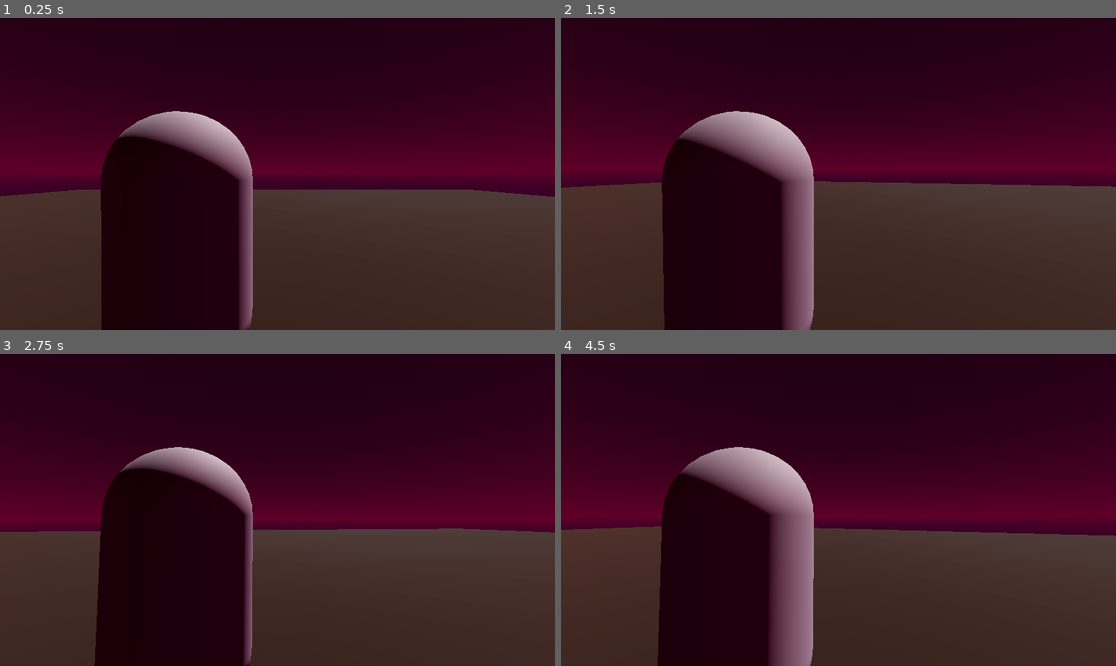
Above: before the commit, frames 1-4 (two rows, left to right).
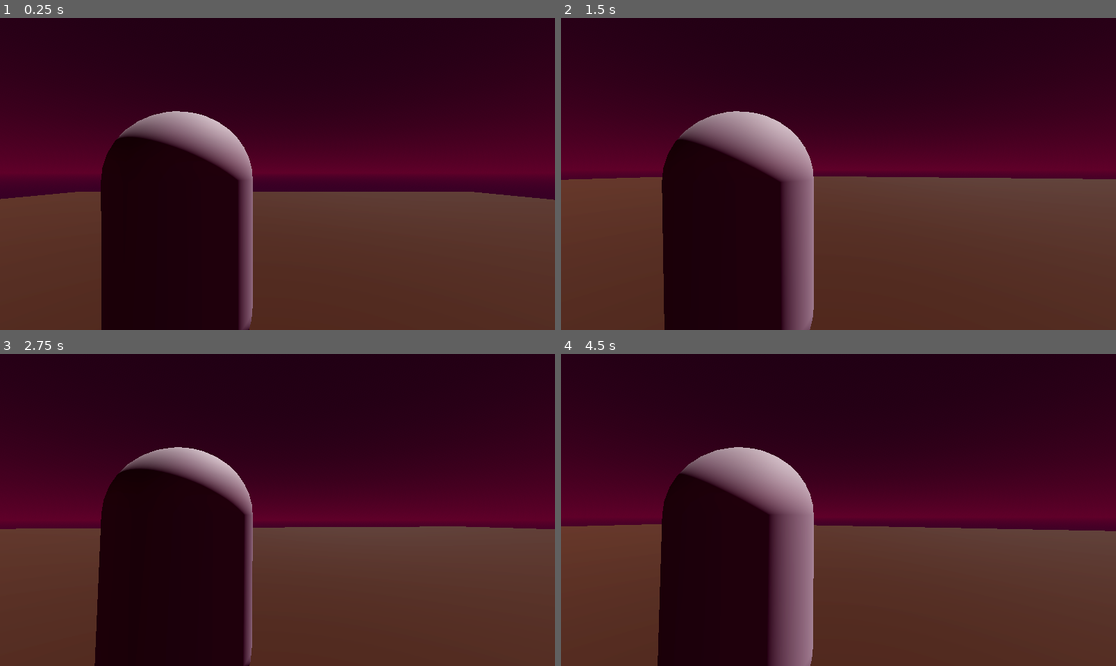
Above: after the commit, the same moments.

Repository: mahdiG/zombool
Game: Godot game, scene res://game.tscn
Same seed, same stepped clock (60 frames per second), same inputs: the game is played once before the commit and once after it.
Inputs (mouse positions are in pixels of both pictures, inside the frame that each line leads up to):
- Up to frame 1 (0.25 s): no input
- Up to frame 2 (1.5 s): move the mouse to (866, 174) at 0.52 s; hold W (move_forward) from 0.53 s (still down); tap Space (jump) at 0.77 s; move the mouse to (810, 174) at 1.27 s
- Up to frame 3 (2.75 s): keep holding W (move_forward); tap Space (jump) at 1.52 s; move the mouse to (288, 503) at 2.02 s
- Up to frame 4 (4.5 s): keep holding W (move_forward); tap Enter at 2.75 s; move the mouse to (832, 516) at 2.77 s; tap Space (jump) at 3.02, 3.5, 3.77 s; move the mouse to (877, 513) at 3.52 s; move the mouse to (794, 506) at 4.27 s

The runs differ from the first frame. In frame 1, 0.5% of the frame differs, in the area x 0-100%, y 55-59%; in frame 2, 1.5%, in the area x 0-100%, y 50-57%; in frame 3, 0.6%; in frame 4, 1.1%.

Commit message:
zombies approach player

Diff:
--- a/game.gd
+++ b/game.gd
@@ -3,6 +3,10 @@
 @export var zombie_scene: PackedScene
 @onready var spawn_timer: Timer = $SpawnTimer
 @onready var spawn_location: PathFollow3D = $SpawnPath/SpawnLocation
+@onready var player: CharacterBody3D = $Player
+
+@export var max_zombies := 10
+var zombies_spawned := 0
 
 # Called when the node enters the scene tree for the first time.
 func _ready() -> void:
@@ -14,15 +18,20 @@
 	pass
 
 func spawn_zombie() -> void:
-	var zombie = zombie_scene.instantiate()
+	var zombie := zombie_scene.instantiate()
 
 	# And give it a random offset.
 	spawn_location.progress_ratio = randf()
-	zombie.instantiate(spawn_location.position)
+	zombie.initialize(spawn_location.position, player)
 
 	add_child(zombie)
 
 
 func _on_spawn_timer_timeout() -> void:
+	if zombies_spawned >= max_zombies:
+		spawn_timer.stop()
+		return
+
 	print("timer timedout")
 	spawn_zombie()
+	zombies_spawned += 1
--- a/game.tscn
+++ b/game.tscn
@@ -23,16 +23,6 @@
 
 [sub_resource type="CapsuleShape3D" id="CapsuleShape3D_feb5d"]
 
-[sub_resource type="StandardMaterial3D" id="StandardMaterial3D_80nbo"]
-albedo_color = Color(0.168268, 0.0630014, 6.01634e-09, 1)
-
-[sub_resource type="PlaneMesh" id="PlaneMesh_80nbo"]
-material = SubResource("StandardMaterial3D_80nbo")
-size = Vector2(100, 100)
-
-[sub_resource type="BoxShape3D" id="BoxShape3D_80nbo"]
-size = Vector3(100, 1, 100)
-
 [sub_resource type="Curve3D" id="Curve3D_feb5d"]
 closed = true
 _data = {
@@ -42,6 +32,18 @@
 point_count = 4
 
 [sub_resource type="NavigationMesh" id="NavigationMesh_feb5d"]
+vertices = PackedVector3Array(-49.5, 3, -49.5, -49.5, 3, 49.5, 49.5, 3, 49.5, 49.5, 3, -49.5)
+polygons = [PackedInt32Array(3, 2, 0), PackedInt32Array(0, 2, 1)]
+
+[sub_resource type="BoxShape3D" id="BoxShape3D_feb5d"]
+size = Vector3(100, 5, 100)
+
+[sub_resource type="StandardMaterial3D" id="StandardMaterial3D_feb5d"]
+albedo_color = Color(0.229874, 0.0931971, 0, 1)
+
+[sub_resource type="BoxMesh" id="BoxMesh_fc0e3"]
+material = SubResource("StandardMaterial3D_feb5d")
+size = Vector3(100, 5, 100)
 
 [node name="Game" type="Node3D"]
 script = ExtResource("1_e2o6t")
@@ -72,26 +74,27 @@
 [node name="Camera3D" type="Camera3D" parent="Player/CameraPivot"]
 transform = Transform3D(1, 0, 0, 0, 1, 1.39698e-09, 0, -1.39698e-09, 1, 0.693685, 0.0785604, 1.56071)
 
-[node name="Ground" type="StaticBody3D" parent="."]
-
-[node name="GroundMesh" type="MeshInstance3D" parent="Ground"]
-mesh = SubResource("PlaneMesh_80nbo")
-skeleton = NodePath("../..")
-
-[node name="CollisionShape3D" type="CollisionShape3D" parent="Ground"]
-shape = SubResource("BoxShape3D_80nbo")
-
 [node name="SpawnPath" type="Path3D" parent="."]
 curve = SubResource("Curve3D_feb5d")
 
 [node name="SpawnLocation" type="PathFollow3D" parent="SpawnPath"]
-transform = Transform3D(-0.00985167, 0, -0.999949, 0, 1, 0, 0.999949, 0, -0.00985167, -44.7783, 0, -43.5089)
+transform = Transform3D(-0.00985203, 0, -0.999949, 0, 1, 0, 0.999949, 0, -0.00985203, -44.7783, 0, -43.5089)
 
 [node name="SpawnTimer" type="Timer" parent="."]
 wait_time = 1.421
 autostart = true
 
 [node name="NavigationRegion3D" type="NavigationRegion3D" parent="."]
+transform = Transform3D(1, 0, 0, 0, 1, 0, 0, 0, 1, 0, -4, 0)
 navigation_mesh = SubResource("NavigationMesh_feb5d")
 
+[node name="StaticBody3D" type="StaticBody3D" parent="NavigationRegion3D"]
+transform = Transform3D(1, 0, 0, 0, 1, 0, 0, 0, 1, 0, 1, 0)
+
+[node name="CollisionShape3D" type="CollisionShape3D" parent="NavigationRegion3D/StaticBody3D"]
+shape = SubResource("BoxShape3D_feb5d")
+
+[node name="MeshInstance3D" type="MeshInstance3D" parent="NavigationRegion3D/StaticBody3D"]
+mesh = SubResource("BoxMesh_fc0e3")
+
 [connection signal="timeout" from="SpawnTimer" to="." method="_on_spawn_timer_timeout"]
--- a/zombie.gd
+++ b/zombie.gd
@@ -1,4 +1,42 @@
 extends CharacterBody3D
 
-func instantiate(spawn_position: Vector3) -> void:
+@export var speed := 5.0
+
+@onready var navigation_agent: NavigationAgent3D = $NavigationAgent
+
+var target_hero: CharacterBody3D
+
+func _ready() -> void:
+	pass
+
+func _physics_process(delta: float) -> void:
+	# Add the gravity.
+	if not is_on_floor():
+		velocity += get_gravity() * delta
+
+	navigation_agent.target_position = target_hero.position
+	var current_location := global_transform.origin
+	var next_location := navigation_agent.get_next_path_position()
+	var new_velocity := current_location.direction_to(next_location) * speed
+
+	if navigation_agent.avoidance_enabled:
+		# This only works if avoidance is enabled
+		navigation_agent.set_velocity(new_velocity)
+	else:
+		velocity = new_velocity
+
+	move_and_slide()
+
+
+func initialize(spawn_position: Vector3, player: CharacterBody3D) -> void:
+	target_hero = player
 	position = spawn_position
+
+
+func _on_navigation_agent_velocity_computed(safe_velocity: Vector3) -> void:
+	velocity = safe_velocity
+
+
+func _on_navigation_agent_target_reached() -> void:
+	print("reached target")
+#	TODO: attack the character
--- a/zombie.tscn
+++ b/zombie.tscn
@@ -20,3 +20,9 @@
 [node name="CollisionShape3D" type="CollisionShape3D" parent="."]
 transform = Transform3D(1, 0, 0, 0, 1, 0, 0, 0, 1, 0, 1, 0)
 shape = SubResource("CapsuleShape3D_roy8y")
+
+[node name="NavigationAgent" type="NavigationAgent3D" parent="."]
+avoidance_enabled = true
+
+[connection signal="target_reached" from="NavigationAgent" to="." method="_on_navigation_agent_target_reached"]
+[connection signal="velocity_computed" from="NavigationAgent" to="." method="_on_navigation_agent_velocity_computed"]
